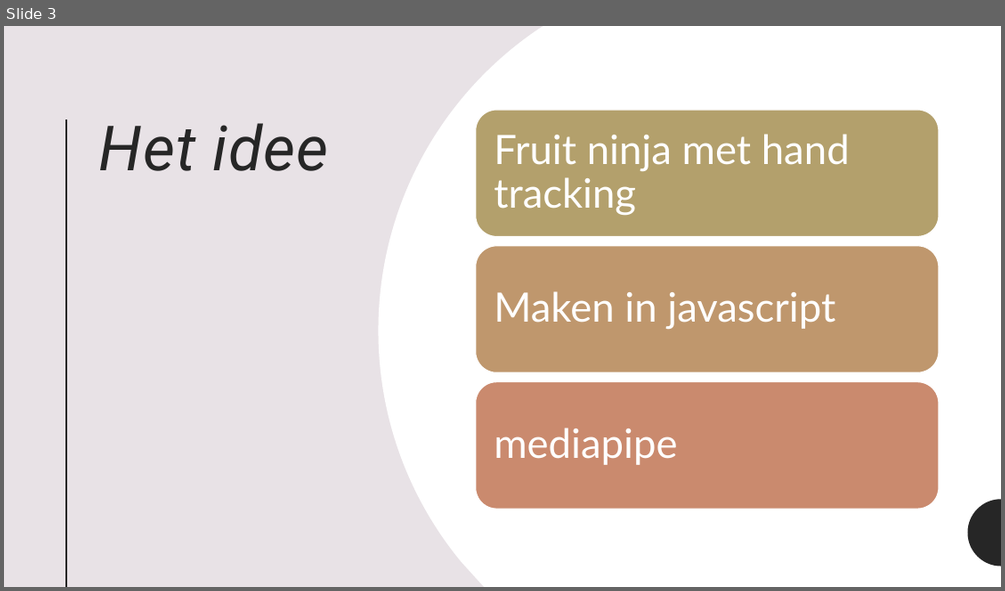
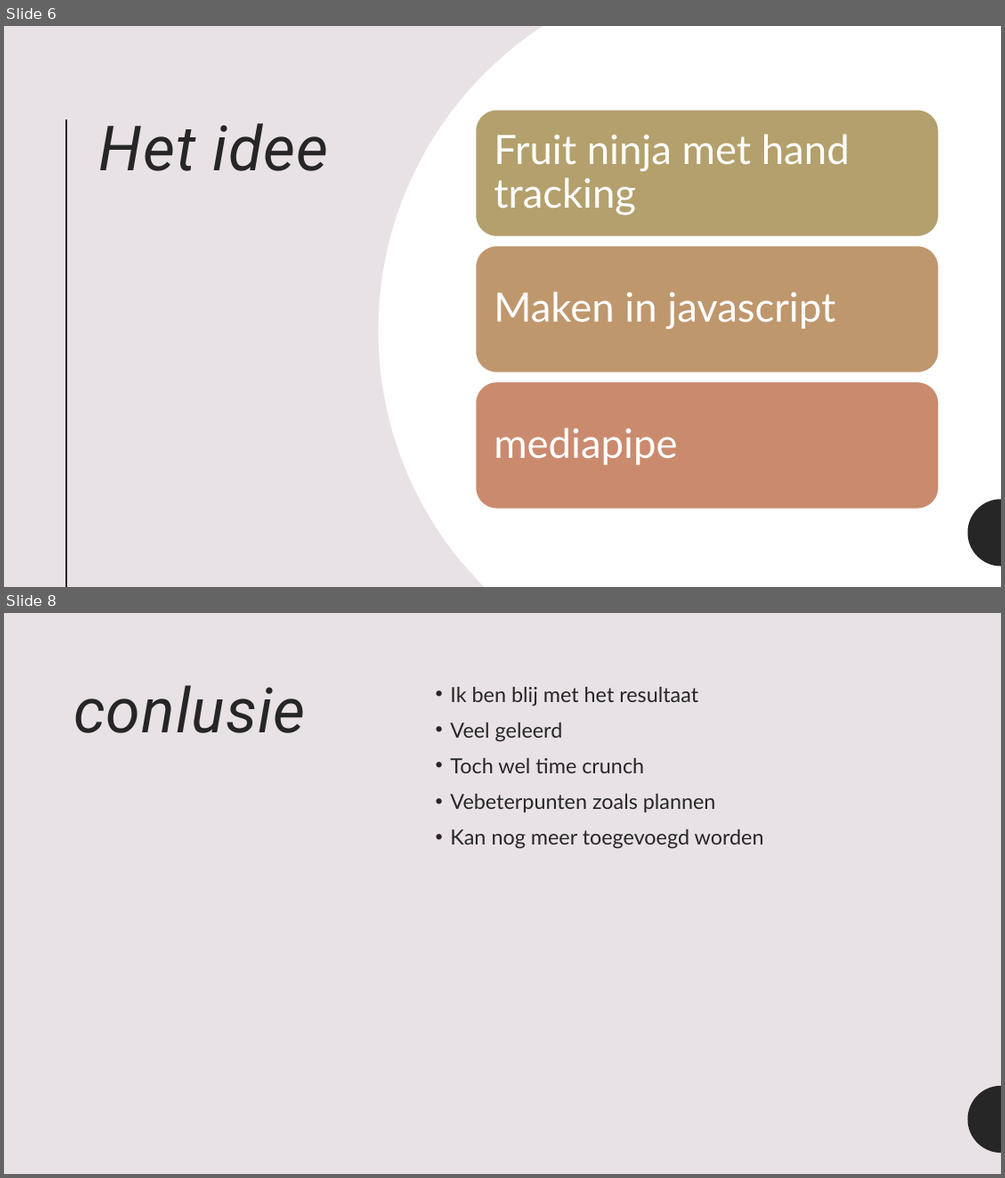
Before and after one commit to schlorp/SpecialIO, a slide deck: Go or No Go presentatie.pptx. Shown one above the other, each under a label of ours: slide 3 before the commit, slides 6 and 8 after it; the slides between them are not shown. The pictures are 1005x591 and 1005x1178 pixels, drawn with LibreOffice and Linux fonts; fonts in the diff are those of the drawing. Boxes give left, top, right and bottom in pixels: in the first picture for what was removed or moved away, otherwise in the second. Text is boxed around its words. In the diff, an @@ line names an element or a change of style, - is before the commit and + after.

```diff
--- a/Go or No Go presentatie.pptx
+++ b/Go or No Go presentatie.pptx
@@ slide 8 added at (4,613,1001,1174), background #E8E2E6; not listed: 1 template element that a slide beside it also shows @@
@@ title added at (73,685,306,733), 60 pt, text #262626, italic @@
+conlusie
@@ text added at (450,687,764,849), 20 pt, text #262626 @@
+• Ik ben blij met het resultaat
+• Veel geleerd
+• Toch wel time crunch
+• Vebeterpunten zoals plannen
+• Kan nog meer toegevoegd worden
@@ what was slide 3 is now slide 6 @@
```
Also in this commit, not shown: 2 other slides added, 3 other files.
